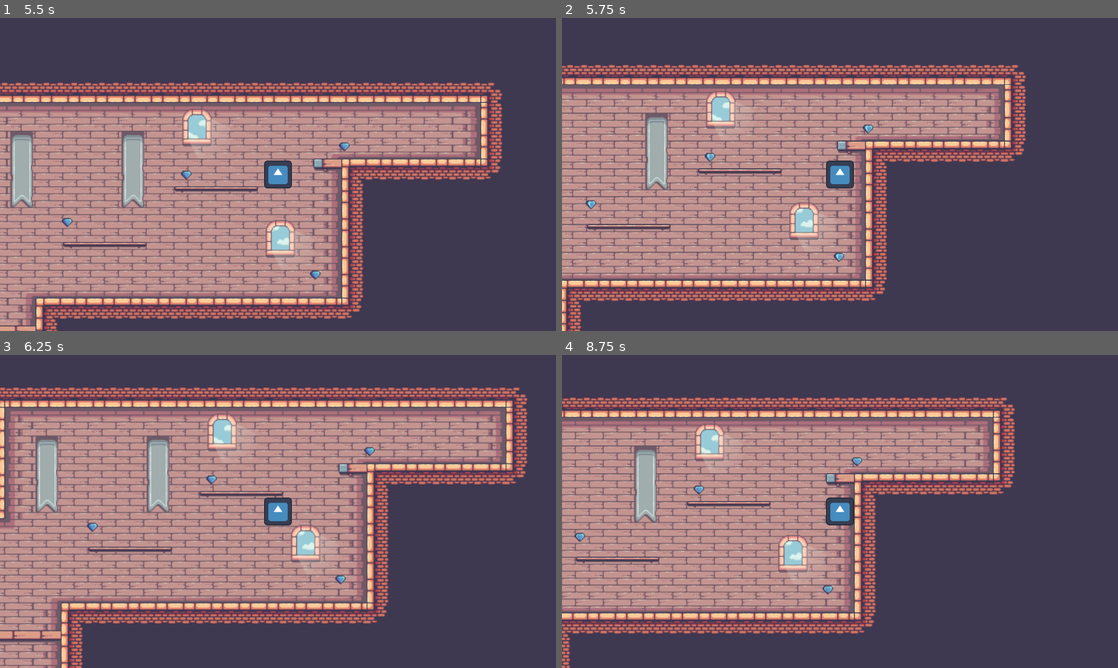
Above: before the commit, frames 1-4 (two rows, left to right).
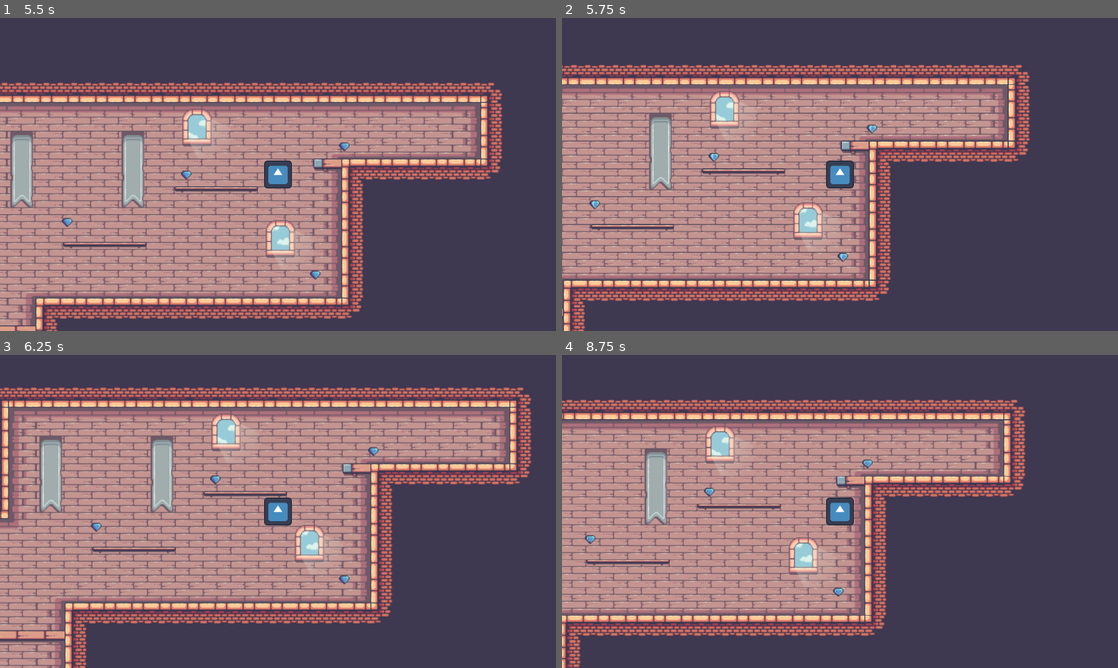
Above: after the commit, the same moments.

Repository: Filip2525/FestCoolHra
Game: Godot game, scene res://scenes/Level1.tscn
Two runs of this game, one before a commit and one after it. Both use one fixed random seed, a clock stepped at 60 frames per second and the inputs below. This scene is started directly instead of the project's main scene. The engine's default icon, where the game draws it, is replaced by a stand-in: a white triangle on a blue panel in a dark square.
Inputs:
- Up to frame 1 (5.5 s): tap Enter (ui_accept) at 0.5, 0.77, 1.52, 3.02, 3.77, 4.52 s; hold Right (ui_right) 0.53-2.03 s; tap Shift (SHIFT) every 0.75 s from 0.6 to 5.1 s; hold Left (ui_left) 2.03-2.78 s; hold Right (ui_right) 2.78-4.28 s; hold Left (ui_left) 4.28-5.03 s; hold Right (ui_right) from 5.03 s (still down)
- Up to frame 2 (5.75 s): keep holding Right (ui_right)
- Up to frame 3 (6.25 s): release Right (ui_right) at 5.78 s; hold Left (ui_left) from 5.78 s (still down); tap Shift (SHIFT) at 5.85 s; tap Enter (ui_accept) at 6.02 s
- Up to frame 4 (8.75 s): tap Shift (SHIFT) at 6.6, 7.35, 8.1 s; tap Enter (ui_accept) at 6.77, 7.52 s; release Left (ui_left) at 7.28 s; hold Right (ui_right) from 7.28 s (still down)

Frame 1 is identical in both runs. In frame 2, 15% of the frame differs, in the area x 0-85%, y 14-100%; in frame 3, 18%; in frame 4, 33%, in the area x 0-84%, y 13-100%.

Commit message:
Level Update

Diff:
--- a/festcoolhra/assets/Tilesets/walls.tres
+++ b/festcoolhra/assets/Tilesets/walls.tres
@@ -7,286 +7,6 @@
 resource_name = "Walls"
 texture = ExtResource("1_rkcws")
 texture_region_size = Vector2i(32, 32)
-20:2/0 = 0
-21:2/0 = 0
-22:2/0 = 0
-23:2/0 = 0
-26:2/0 = 0
-27:2/0 = 0
-28:2/0 = 0
-29:2/0 = 0
-32:2/0 = 0
-33:2/0 = 0
-20:3/0 = 0
-21:3/0 = 0
-22:3/0 = 0
-23:3/0 = 0
-26:3/0 = 0
-27:3/0 = 0
-28:3/0 = 0
-29:3/0 = 0
-32:3/0 = 0
-33:3/0 = 0
-20:4/0 = 0
-21:4/0 = 0
-22:4/0 = 0
-23:4/0 = 0
-26:4/0 = 0
-27:4/0 = 0
-28:4/0 = 0
-29:4/0 = 0
-32:4/0 = 0
-33:4/0 = 0
-34:4/0 = 0
-35:4/0 = 0
-20:5/0 = 0
-21:5/0 = 0
-22:5/0 = 0
-23:5/0 = 0
-26:5/0 = 0
-27:5/0 = 0
-28:5/0 = 0
-29:5/0 = 0
-32:5/0 = 0
-33:5/0 = 0
-34:5/0 = 0
-35:5/0 = 0
-20:8/0 = 0
-21:8/0 = 0
-22:8/0 = 0
-23:8/0 = 0
-26:8/0 = 0
-27:8/0 = 0
-28:8/0 = 0
-29:8/0 = 0
-32:8/0 = 0
-33:8/0 = 0
-34:8/0 = 0
-35:8/0 = 0
-20:9/0 = 0
-21:9/0 = 0
-22:9/0 = 0
-23:9/0 = 0
-26:9/0 = 0
-27:9/0 = 0
-28:9/0 = 0
-29:9/0 = 0
-32:9/0 = 0
-33:9/0 = 0
-34:9/0 = 0
-35:9/0 = 0
-20:10/0 = 0
-21:10/0 = 0
-22:10/0 = 0
-23:10/0 = 0
-26:10/0 = 0
-27:10/0 = 0
-28:10/0 = 0
-29:10/0 = 0
-32:10/0 = 0
-33:10/0 = 0
-34:10/0 = 0
-35:10/0 = 0
-20:11/0 = 0
-21:11/0 = 0
-22:11/0 = 0
-23:11/0 = 0
-26:11/0 = 0
-27:11/0 = 0
-28:11/0 = 0
-29:11/0 = 0
-32:11/0 = 0
-33:11/0 = 0
-34:11/0 = 0
-35:11/0 = 0
-2:14/0 = 0
-3:14/0 = 0
-4:14/0 = 0
-5:14/0 = 0
-6:14/0 = 0
-7:14/0 = 0
-10:14/0 = 0
-11:14/0 = 0
-14:14/0 = 0
-15:14/0 = 0
-16:14/0 = 0
-17:14/0 = 0
-20:14/0 = 0
-21:14/0 = 0
-22:14/0 = 0
-23:14/0 = 0
-26:14/0 = 0
-27:14/0 = 0
-28:14/0 = 0
-29:14/0 = 0
-32:14/0 = 0
-33:14/0 = 0
-2:15/0 = 0
-3:15/0 = 0
-4:15/0 = 0
-5:15/0 = 0
-6:15/0 = 0
-7:15/0 = 0
-10:15/0 = 0
-11:15/0 = 0
-14:15/0 = 0
-15:15/0 = 0
-16:15/0 = 0
-17:15/0 = 0
-20:15/0 = 0
-21:15/0 = 0
-22:15/0 = 0
-23:15/0 = 0
-26:15/0 = 0
-27:15/0 = 0
-28:15/0 = 0
-29:15/0 = 0
-32:15/0 = 0
-33:15/0 = 0
-2:16/0 = 0
-3:16/0 = 0
-4:16/0 = 0
-5:16/0 = 0
-6:16/0 = 0
-7:16/0 = 0
-10:16/0 = 0
-11:16/0 = 0
-14:16/0 = 0
-15:16/0 = 0
-16:16/0 = 0
-17:16/0 = 0
-20:16/0 = 0
-21:16/0 = 0
-22:16/0 = 0
-23:16/0 = 0
-26:16/0 = 0
-27:16/0 = 0
-28:16/0 = 0
-29:16/0 = 0
-32:16/0 = 0
-33:16/0 = 0
-34:16/0 = 0
-35:16/0 = 0
-2:17/0 = 0
-3:17/0 = 0
-4:17/0 = 0
-5:17/0 = 0
-6:17/0 = 0
-7:17/0 = 0
-10:17/0 = 0
-11:17/0 = 0
-14:17/0 = 0
-15:17/0 = 0
-16:17/0 = 0
-17:17/0 = 0
-20:17/0 = 0
-21:17/0 = 0
-22:17/0 = 0
-23:17/0 = 0
-26:17/0 = 0
-27:17/0 = 0
-28:17/0 = 0
-29:17/0 = 0
-32:17/0 = 0
-33:17/0 = 0
-34:17/0 = 0
-35:17/0 = 0
-2:18/0 = 0
-3:18/0 = 0
-4:18/0 = 0
-5:18/0 = 0
-6:18/0 = 0
-7:18/0 = 0
-10:18/0 = 0
-11:18/0 = 0
-2:19/0 = 0
-3:19/0 = 0
-4:19/0 = 0
-5:19/0 = 0
-6:19/0 = 0
-7:19/0 = 0
-10:19/0 = 0
-11:19/0 = 0
-14:20/0 = 0
-15:20/0 = 0
-16:20/0 = 0
-17:20/0 = 0
-20:20/0 = 0
-21:20/0 = 0
-22:20/0 = 0
-23:20/0 = 0
-26:20/0 = 0
-27:20/0 = 0
-28:20/0 = 0
-29:20/0 = 0
-32:20/0 = 0
-33:20/0 = 0
-34:20/0 = 0
-35:20/0 = 0
-14:21/0 = 0
-15:21/0 = 0
-16:21/0 = 0
-17:21/0 = 0
-20:21/0 = 0
-21:21/0 = 0
-22:21/0 = 0
-23:21/0 = 0
-26:21/0 = 0
-27:21/0 = 0
-28:21/0 = 0
-29:21/0 = 0
-32:21/0 = 0
-33:21/0 = 0
-34:21/0 = 0
-35:21/0 = 0
-2:22/0 = 0
-3:22/0 = 0
-4:22/0 = 0
-5:22/0 = 0
-6:22/0 = 0
-7:22/0 = 0
-10:22/0 = 0
-11:22/0 = 0
-14:22/0 = 0
-15:22/0 = 0
-16:22/0 = 0
-17:22/0 = 0
-20:22/0 = 0
-21:22/0 = 0
-22:22/0 = 0
-23:22/0 = 0
-26:22/0 = 0
-27:22/0 = 0
-28:22/0 = 0
-29:22/0 = 0
-32:22/0 = 0
-33:22/0 = 0
-34:22/0 = 0
-35:22/0 = 0
-2:23/0 = 0
-3:23/0 = 0
-4:23/0 = 0
-5:23/0 = 0
-6:23/0 = 0
-7:23/0 = 0
-10:23/0 = 0
-11:23/0 = 0
-14:23/0 = 0
-15:23/0 = 0
-16:23/0 = 0
-17:23/0 = 0
-20:23/0 = 0
-21:23/0 = 0
-22:23/0 = 0
-23:23/0 = 0
-26:23/0 = 0
-27:23/0 = 0
-28:23/0 = 0
-29:23/0 = 0
-32:23/0 = 0
-33:23/0 = 0
-34:23/0 = 0
-35:23/0 = 0
 1:1/0 = 0
 1:2/0 = 0
 1:3/0 = 0
@@ -386,28 +106,6 @@
 resource_name = "Decorations"
 texture = ExtResource("2_onpeh")
 texture_region_size = Vector2i(32, 32)
-7:2/0 = 0
-8:2/0 = 0
-9:2/0 = 0
-10:2/0 = 0
-11:2/0 = 0
-2:6/0 = 0
-2:7/0 = 0
-2:8/0 = 0
-3:8/0 = 0
-3:9/0 = 0
-2:9/0 = 0
-3:7/0 = 0
-3:6/0 = 0
-7:4/0 = 0
-8:4/0 = 0
-9:4/0 = 0
-10:4/0 = 0
-11:4/0 = 0
-4:6/size_in_atlas = Vector2i(3, 4)
-4:6/0 = 0
-8:6/size_in_atlas = Vector2i(3, 4)
-8:6/0 = 0
 1:4/0 = 0
 1:3/0 = 0
 1:2/0 = 0
--- a/festcoolhra/scenes/Level1.tscn
+++ b/festcoolhra/scenes/Level1.tscn
@@ -15,6 +15,9 @@
 
 [sub_resource type="RectangleShape2D" id="RectangleShape2D_a8xcw"]
 size = Vector2(193, 23)
+
+[sub_resource type="RectangleShape2D" id="RectangleShape2D_3bgtn"]
+size = Vector2(64, 24)
 
 [node name="Level1" type="Node2D"]
 
@@ -82,3 +85,7 @@
 [node name="CollisionShape2D3" type="CollisionShape2D" parent="PlatformColliders"]
 position = Vector2(480.5, 651.5)
 shape = SubResource("RectangleShape2D_a8xcw")
+
+[node name="CollisionShape2D4" type="CollisionShape2D" parent="PlatformColliders"]
+position = Vector2(1248, 268)
+shape = SubResource("RectangleShape2D_3bgtn")
Not shown: 1 places in festcoolhra/scenes/Level1.tscn that only renumber resources
